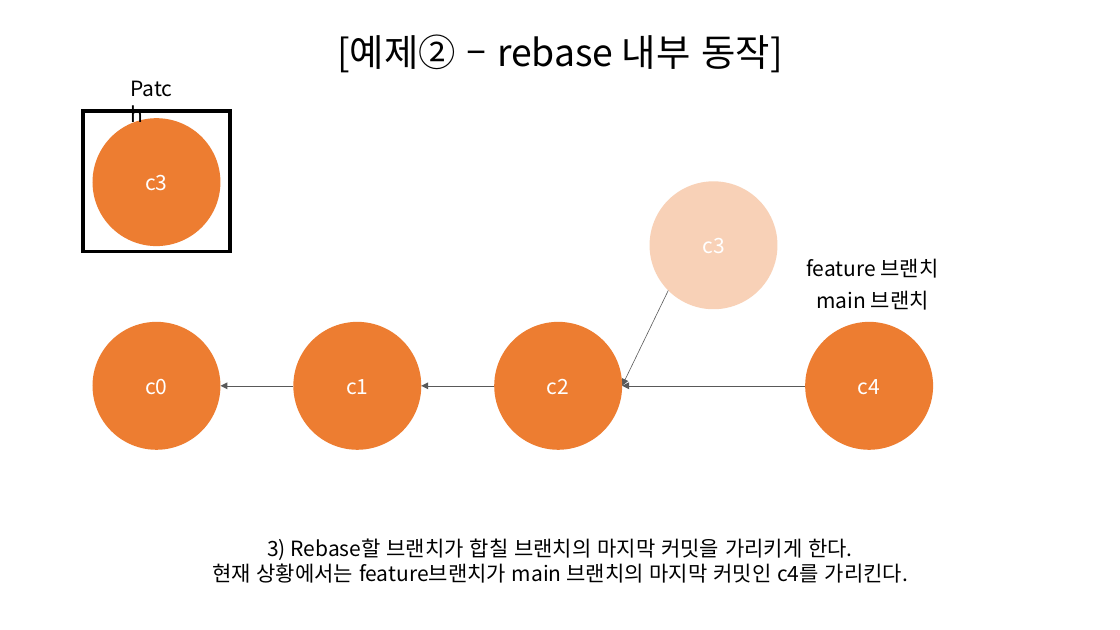
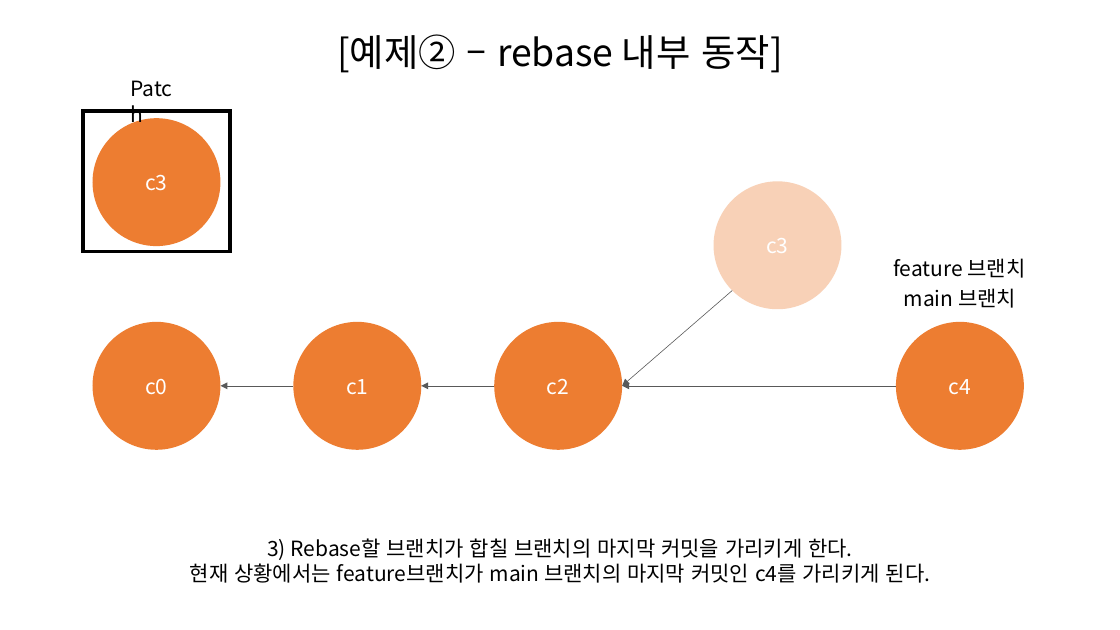
Before and after one commit to SeungHeeNoh/study_well, a slide deck: slide 13 of docs/9. rebase.pptx. Drawn at 1120x630 pixels with LibreOffice and Linux fonts; fonts in the diff are those of the drawing. Boxes give left, top, right and bottom in pixels: in the first picture for what was removed or moved away, otherwise in the second. Text is boxed around its words. In the diff, an @@ line names an element or a change of style, - is before the commit and + after.

```diff
--- a/docs/9. rebase.pptx
+++ b/docs/9. rebase.pptx
@@ ellipse "c3": place and size @@
-ellipse "c3" at [649,181,777,309]
+ellipse "c3" at [713,181,841,309]
@@ text "feature 브랜치": place and size @@
-text "feature 브랜치" at [806,258,939,278]
+text "feature 브랜치" at [893,258,1026,278]
@@ arrow moved from (669, 291) - (623, 386) to (733, 291) - (623, 386) @@
@@ text "main 브랜치": place and size @@
-text "main 브랜치" at [816,290,929,310]
+text "main 브랜치" at [904,288,1016,308]
@@ ellipse "c4": place and size @@
-ellipse "c4" at [806,322,933,450]
+ellipse "c4" at [897,322,1024,450]
@@ arrow moved from (806, 386) - (623, 386) to (897, 386) - (623, 386) @@
@@ text "3) Rebase할 브랜치가 합칠 브랜치의 ...": place and size @@
-text "3) Rebase할 브랜치가 합칠 브랜치의 ..." at [212,538,908,583]
+text "3) Rebase할 브랜치가 합칠 브랜치의 ..." at [190,538,930,583]
@@ text at [190,563,930,583]: text changed @@
-현재 상황에서는 feature브랜치가 main 브랜치의 마지막 커밋인 c4를 가리킨다.
+현재 상황에서는 feature브랜치가 main 브랜치의 마지막 커밋인 c4를 가리키게 된다.
```
Also in this commit, not shown: 3 other slides changed, 2 slides added.
